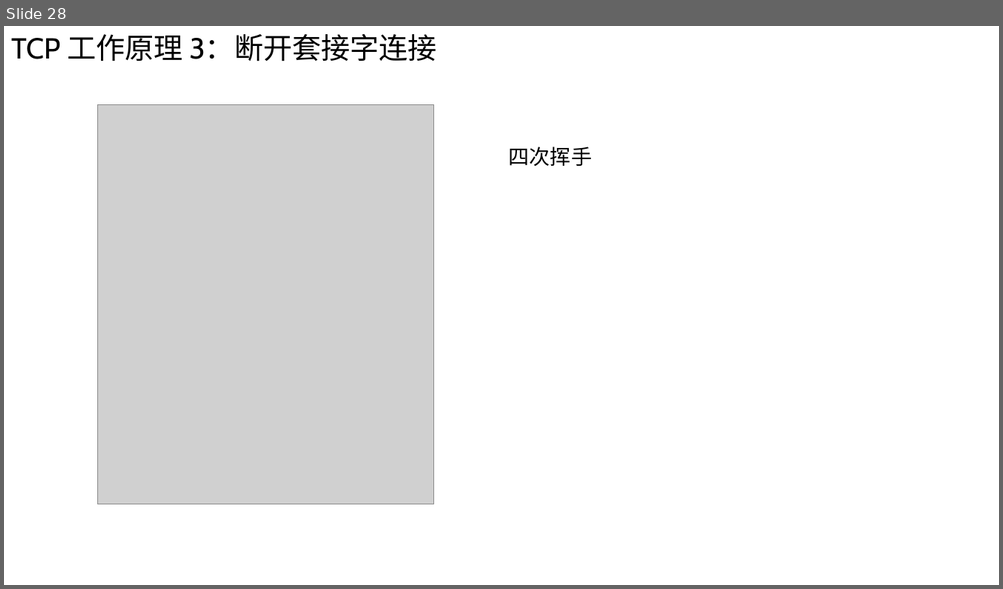
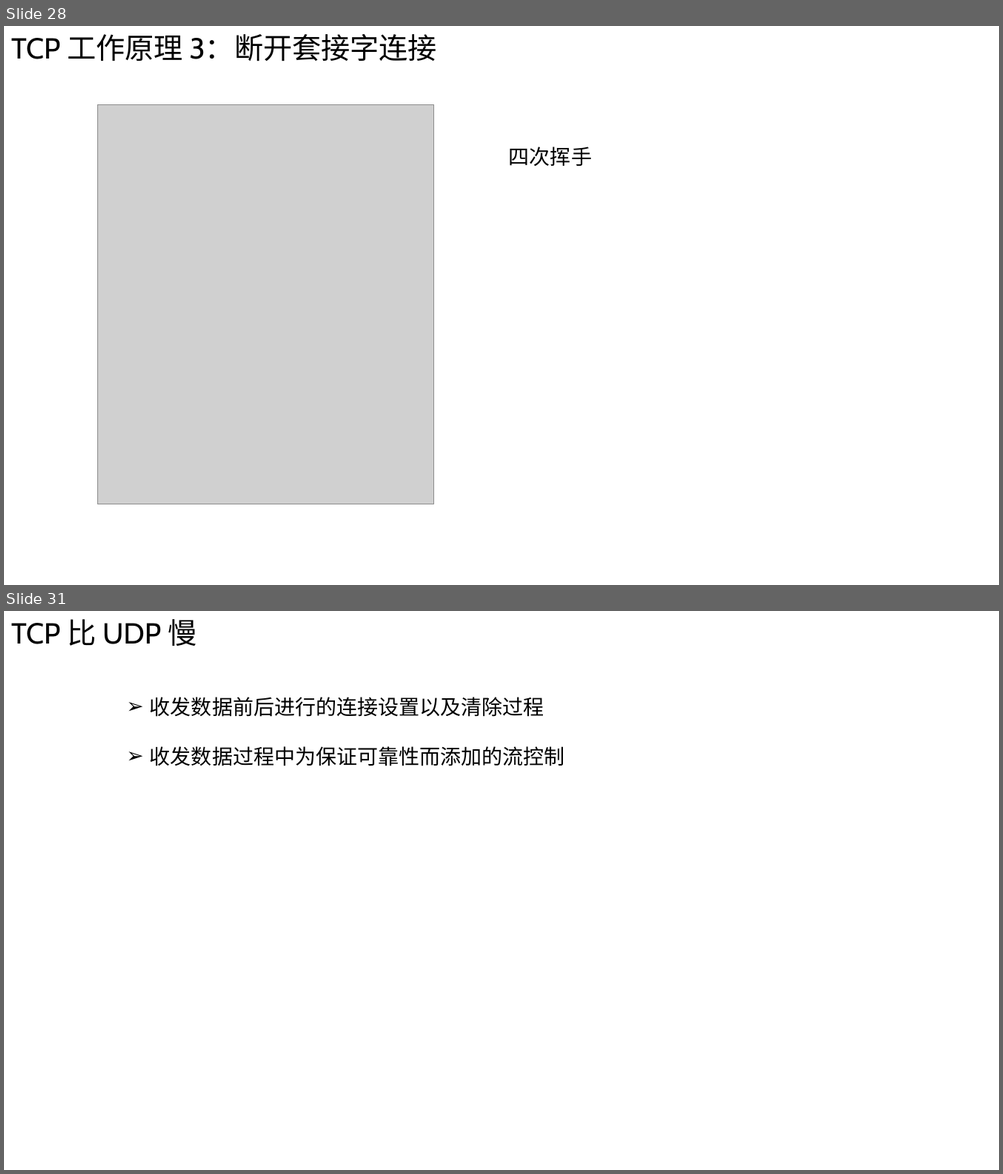
Before and after one commit to Chao200/TCP-IP-Network-Programming, a slide deck: TCP:IP 网络编程.pptx. Shown one above the other, each under a label of ours: slide 28 before the commit, slides 28 and 31 after it; the slides between them are not shown. The pictures are 1003x589 and 1003x1174 pixels, drawn with LibreOffice and Linux fonts; fonts in the diff are those of the drawing; grey boxes stand for pictures. Boxes give left, top, right and bottom in pixels: in the first picture for what was removed or moved away, otherwise in the second. Text is boxed around its words. In the diff, an @@ line names an element or a change of style, - is before the commit and + after.

```diff
--- a/TCP:IP 网络编程.pptx
+++ b/TCP:IP 网络编程.pptx
@@ slide 31 added at (x1=4, y1=611, x2=999, y2=1170), background #FFFFFF @@
@@ text added at (x1=11, y1=619, x2=196, y2=646), 28 pt, text #000000 @@
+TCP 比 UDP 慢
@@ text added at (x1=150, y1=697, x2=565, y2=766), 20 pt, text #000000 @@
+➢ 收发数据前后进行的连接设置以及清除过程
+➢ 收发数据过程中为保证可靠性而添加的流控制
```
Also in this commit, not shown: 4 other slides added, 3 slides removed.
